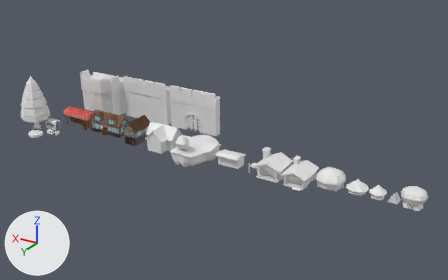
Renders of the Blender file Assets/Daniel World Assets/Med Barn.blend from each side of a commit.
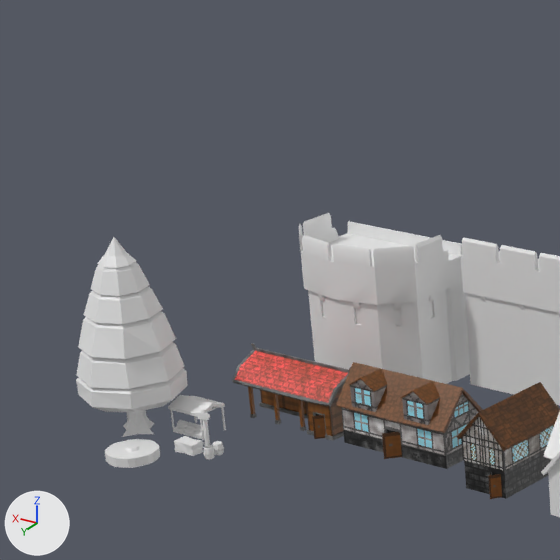
Each version appears first whole from a camera (50 mm lens) standing at (-98.6, 103.6, 56.0) and looking at (-36.2, -0.5, 3.9), and next in a close-up on the part from 0% to 34% of the width and 4% to 58% of the height. Lighting does not change. The marker at lower left points along +X, +Y and +Z.

Script lines for the objects in view, before the commit:
```python
me_cube_018 = bpy.data.meshes.new('Cube.018')
me_cube_018.from_pydata(...)  # 26 vertices, 18 faces; spans x -0.312..0.0, y 0.0..0.312, z -0.016..0.651
me_cube_019 = bpy.data.meshes.new('Cube.019')
me_cube_019.from_pydata(...)  # 38 vertices, 26 faces; spans x -0.312..0.0, y 0.0..0.312, z -0.016..0.651
me_cube_026 = bpy.data.meshes.new('Cube.026')
me_cube_026.from_pydata(...)  # 74 vertices, 52 faces; spans x -3.42..0.0, y 0.0..3.42, z -0.02..12.95
me_cube_027 = bpy.data.meshes.new('Cube.027')
me_cube_027.from_pydata(...)  # 22 vertices, 16 faces; spans x -1.62..0.0, y 0.0..1.62, z -0.3..0.46
ob_barrel = bpy.data.objects.new('Barrel ', me_cube_018)
ob_barrel.location = (3.55, 8.4, 0.0)
ob_barrel.scale = (1.13, 1.13, 1.13)
_m = ob_barrel.modifiers.new('Mirror', 'MIRROR')
_m.use_axis = (True, True, False)
_m.use_clip = True
ob_barrel_open = bpy.data.objects.new('Barrel Open', me_cube_019)
ob_barrel_open.location = (3.55, 9.18, 0.0)
ob_barrel_open.scale = (1.13, 1.13, 1.13)
_m = ob_barrel_open.modifiers.new('Mirror', 'MIRROR')
_m.use_axis = (True, True, False)
_m.use_clip = True
ob_pine = bpy.data.objects.new('Pine', me_cube_026)
ob_pine.location = (10.83, 8.17, 0.0)
_m = ob_pine.modifiers.new('Mirror', 'MIRROR')
_m.use_axis = (True, True, False)
_m.use_clip = True
ob_water_wheel = bpy.data.objects.new('Water Wheel', me_cube_027)
ob_water_wheel.location = (8.22, 11.14, 0.0)
_m = ob_water_wheel.modifiers.new('Mirror', 'MIRROR')
_m.use_axis = (True, True, False)
_m.use_clip = True
# also in view: 'Cube.001' at (7.4, 6.3, 1.1); 'Castle Wall' at (-8.6, -10.0, 5.2); 'Village Housing B' at (-21.7, 2.3, 2.5); 'Village Housing A' at (-14.7, 1.9, 2.6); 'Village Lodge' at (-6.1, 1.3, 2.4)
```
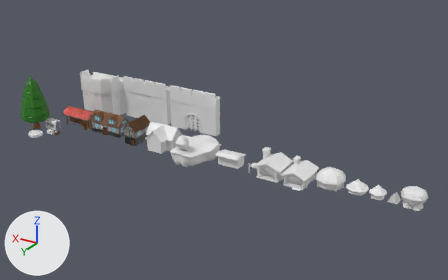
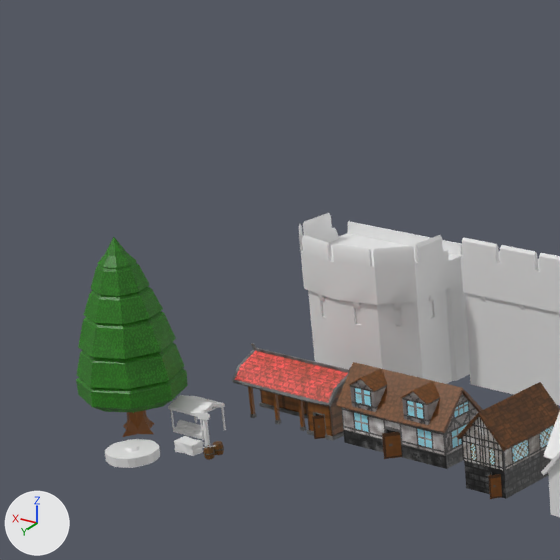
Where the change shows, as pixel boxes [x1, y1, x2, y2] in the close-ups (560 x 560 px):
'Pine', recoloured (grey to green)
    both: [76, 237, 188, 437]
'Barrel Open', recoloured
    both: [203, 445, 215, 460]
'Barrel ', recoloured
    both: [213, 441, 224, 455]

The edits, one by one:
Picture 'Tree.png' (img_tree_png) is new.
Picture 'Barrel.png' (img_barrel_png) is new.
Material 'Tree' (mat_tree) is new.
Its texture is img_tree_png.
Material 'Barrel' (mat_barrel) is new.
Its texture is img_barrel_png.
me_cube_018 has 26 vertices, 18 faces and spans x -0.312..0.0, y 0.0..0.312, z -0.016..0.651.
me_cube_018 now uses material mat_barrel (picture img_barrel_png).
me_cube_019 has 38 vertices, 26 faces and spans x -0.312..0.0, y 0.0..0.312, z -0.016..0.651.
me_cube_019 now uses material mat_barrel (picture img_barrel_png).
me_cube_026 has 74 vertices, 52 faces and spans x -3.42..0.0, y 0.0..3.42, z -0.02..12.95.
me_cube_026 now uses material mat_tree (picture img_tree_png).
